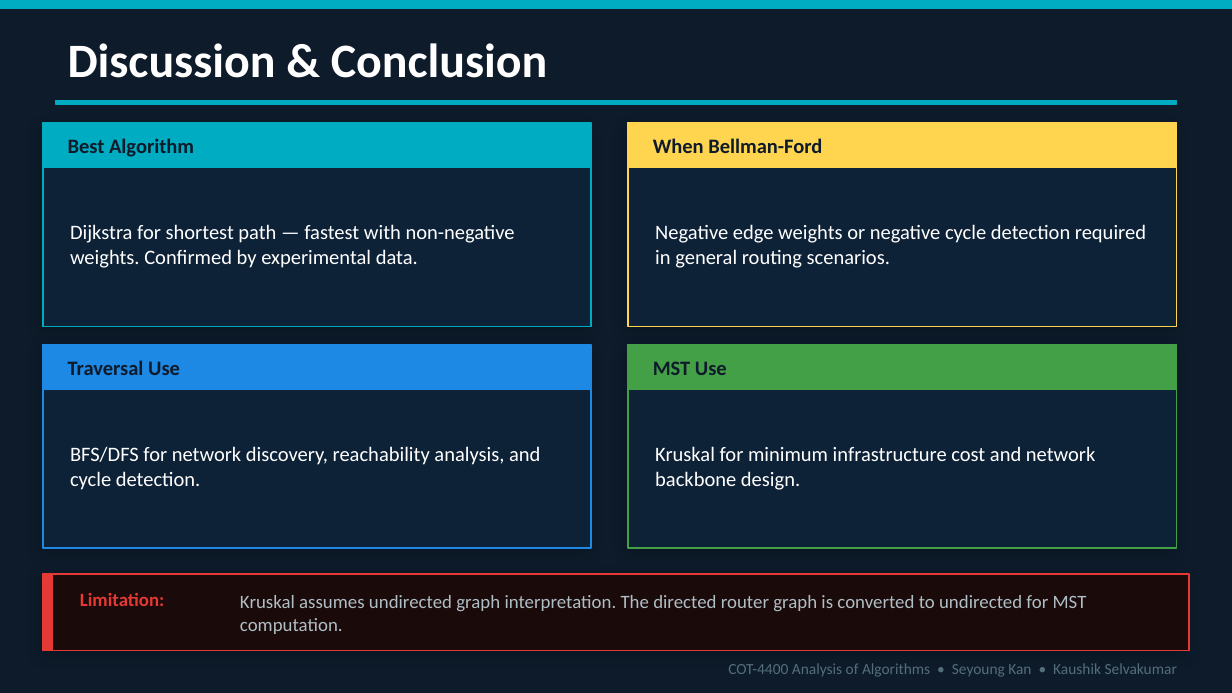
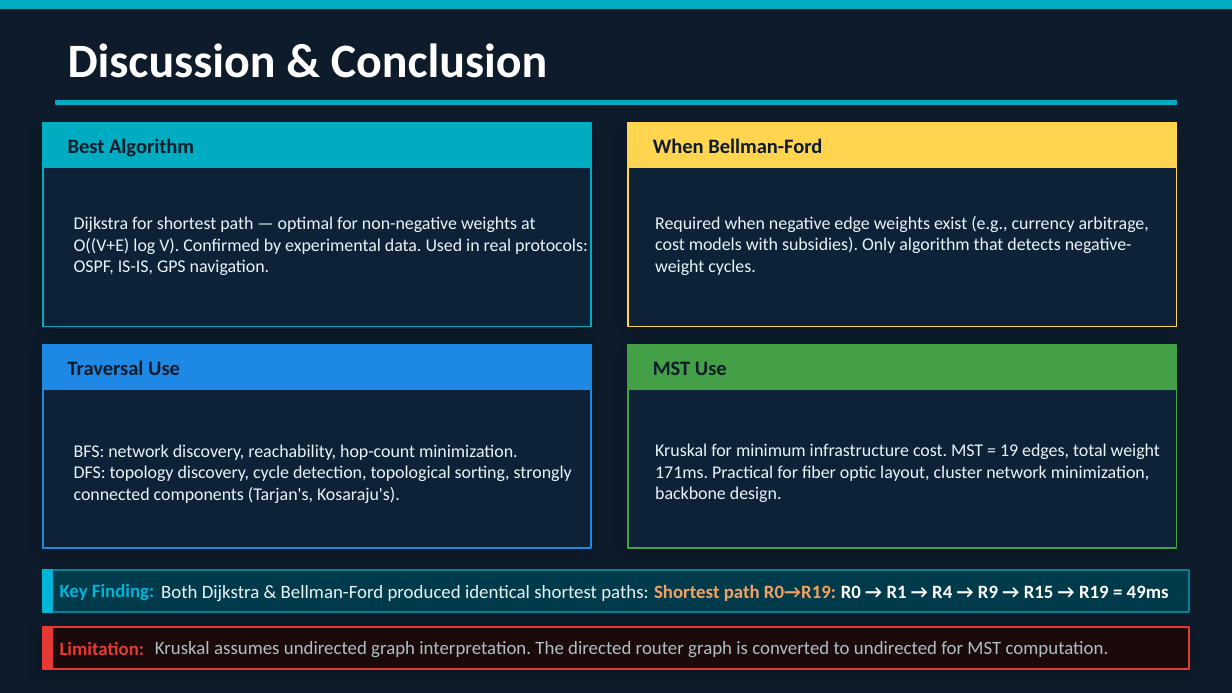
Before and after one commit to ZYXERO/COT4400-Router-Network-Optimization, a slide deck: slide 14 of docs/slides/COT4400_Presentation.pptx (slide 11 before the commit). Drawn at 1232x693 pixels with LibreOffice and Linux fonts; fonts in the diff are those of the drawing. Boxes give left, top, right and bottom in pixels: in the first picture for what was removed or moved away, otherwise in the second. Text is boxed around its words. In the diff, an @@ line names an element or a change of style, - is before the commit and + after.

```diff
--- a/docs/slides/COT4400_Presentation.pptx
+++ b/docs/slides/COT4400_Presentation.pptx
@@ text at [74,216,588,275]: text changed; size 12 to 10.5 pt; text colour #FFFFFF to #E8F4F8 @@
-Dijkstra for shortest path — fastest with non-negative weights. Confirmed by experimental data.
+Dijkstra for shortest path — optimal for non-negative weights at O((V+E) log V). Confirmed by experimental data. Used in real protocols: OSPF, IS-IS, GPS navigation.
@@ text at [655,216,1149,275]: text changed; size 12 to 10.5 pt; text colour #FFFFFF to #E8F4F8 @@
-Negative edge weights or negative cycle detection required in general routing scenarios.
+Required when negative edge weights exist (e.g., currency arbitrage, cost models with subsidies). Only algorithm that detects negative-weight cycles.
@@ text at [74,444,572,503]: text changed; size 12 to 10.5 pt; text colour #FFFFFF to #E8F4F8 @@
-BFS/DFS for network discovery, reachability analysis, and cycle detection.
+BFS: network discovery, reachability, hop-count minimization.
+DFS: topology discovery, cycle detection, topological sorting, strongly connected components (Tarjan's, Kosaraju's).
@@ text at [655,443,1160,502]: text changed; size 12 to 10.5 pt; text colour #FFFFFF to #E8F4F8 @@
-Kruskal for minimum infrastructure cost and network backbone design.
+Kruskal for minimum infrastructure cost. MST = 19 edges, total weight 171ms. Practical for fiber optic layout, cluster network minimization, backbone design.
@@ rectangle added at [43,569,1189,611], fill #013A4A, outline #028090 1 pt @@
@@ rectangle added at [43,569,52,611], fill #00B4D8, outline #00B4D8 1 pt @@
@@ text added at [60,584,154,600], 11 pt, text #00B4D8, bold @@
+Key Finding:
@@ text added at [161,584,1169,601], 11 pt, text #E8F4F8 @@
+Both Dijkstra & Bellman-Ford produced identical shortest paths: Shortest path R0→R19: R0 → R1 → R4 → R9 → R15 → R19 = 49ms
@@ rectangle: place and size @@
-rectangle at [43,574,1189,650]
+rectangle at [43,627,1189,669]
@@ rectangle: place and size @@
-rectangle at [43,574,52,650]
+rectangle at [43,627,52,669]
@@ text "Kruskal assumes undirected graph interpretation. ..." rewrapped from [240,595,1087,634] to [155,641,1109,657] @@
@@ text "Limitation:": place and size @@
-text "Limitation:" at [80,593,165,606]
+text "Limitation:" at [60,642,145,655]
@@ text removed at [728,663,1177,677] @@
-COT-4400 Analysis of Algorithms • Seyoung Kan • Kaushik Selvakumar
```
Also in this commit, not shown: 10 other slides changed, 4 slides added, 2 other files.
